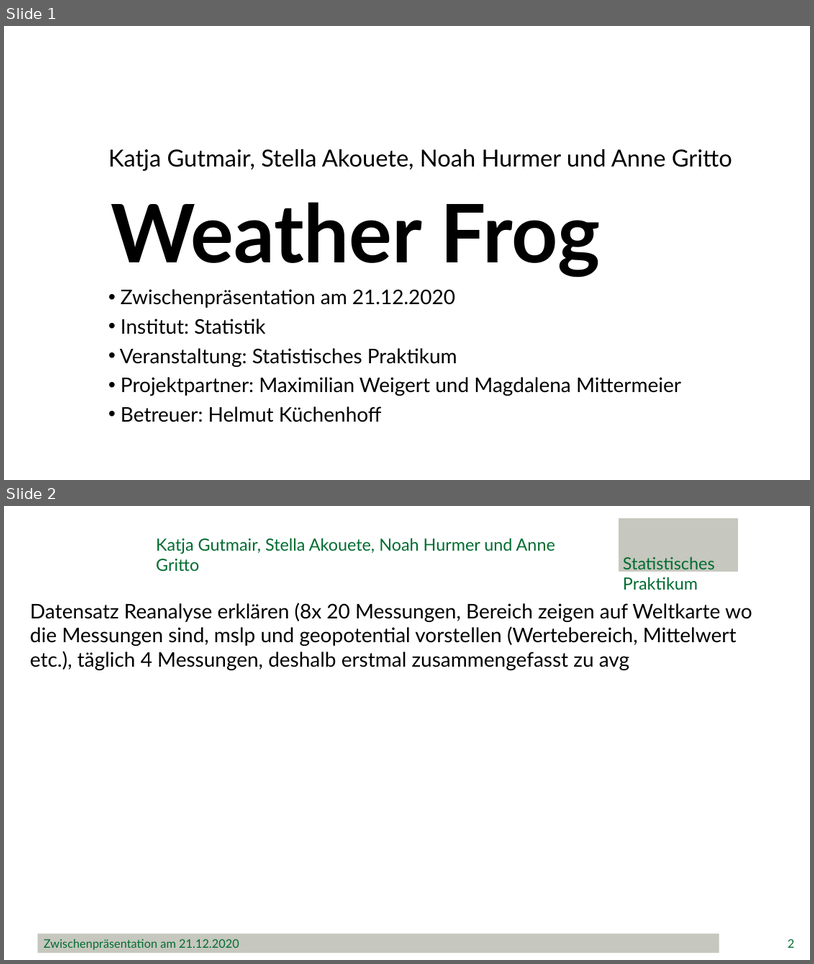
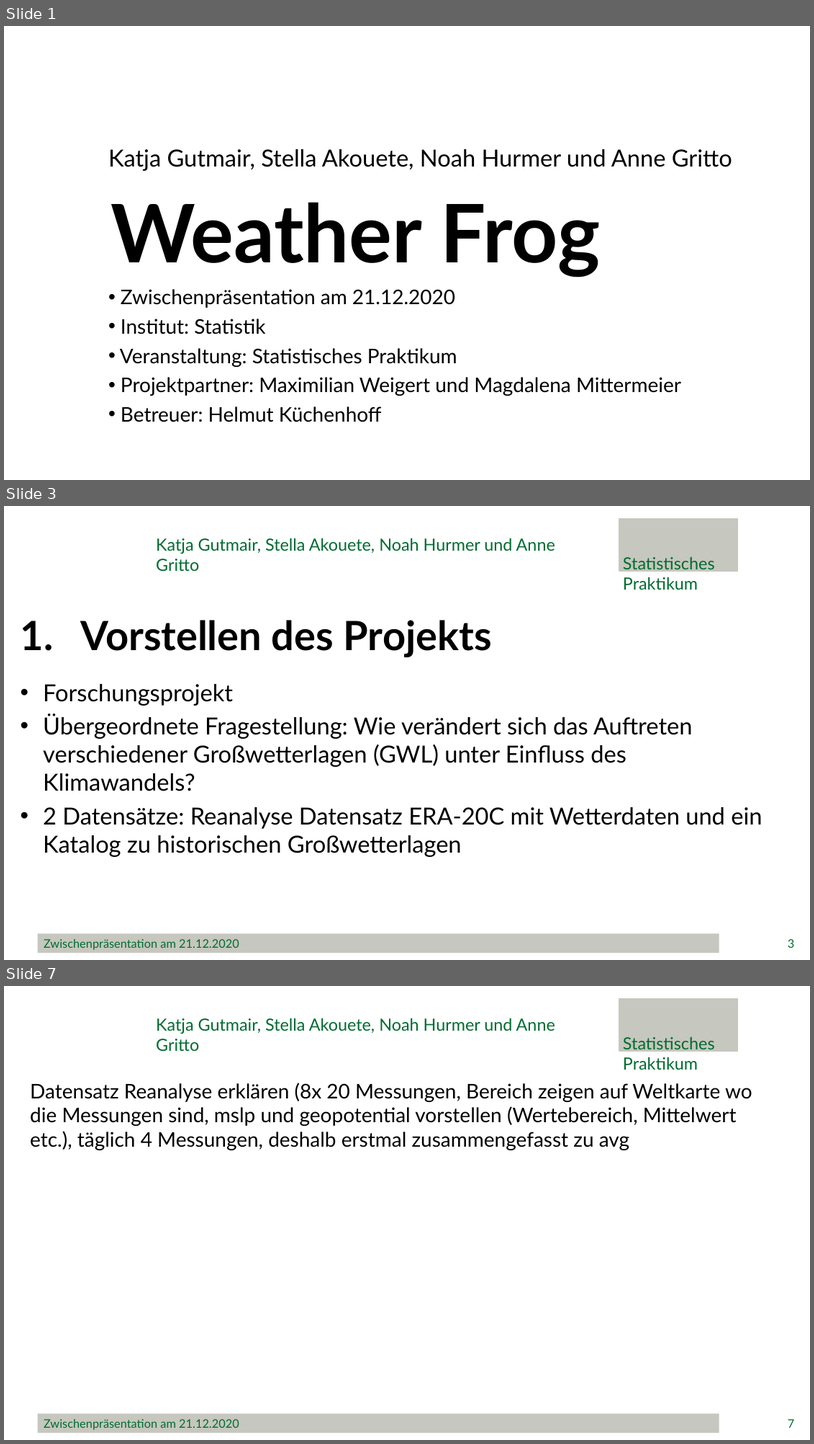
Before and after one commit to minimops/weatherFrog, a slide deck: Zwischenpraesentation.pptx. Shown one above the other, each under a label of ours: slides 1 and 2 before the commit, slides 1, 3 and 7 after it; the slides between them are not shown. The pictures are 814x964 and 814x1444 pixels, drawn with LibreOffice and Linux fonts; fonts in the diff are those of the drawing; background and template pictures are left out. Boxes give left, top, right and bottom in pixels: in the first picture for what was removed or moved away, otherwise in the second. Text is boxed around its words. In the diff, an @@ line names an element or a change of style, - is before the commit and + after.

```diff
--- a/Zwischenpraesentation.pptx
+++ b/Zwischenpraesentation.pptx
@@ slide 3 added at bbox=[4, 506, 810, 960], background #FFFFFF @@
@@ rectangle added at bbox=[619, 519, 738, 572], fill #C6C7BE, outline #C6C7BE 1 pt @@
@@ title added at bbox=[156, 538, 556, 571], 20 pt, text #006C30 @@
+Katja Gutmair, Stella Akouete, Noah Hurmer und Anne Gritto
@@ text added at bbox=[623, 557, 715, 590], 20 pt, text #006C30 @@
+Statistisches Praktikum
@@ text added at bbox=[43, 620, 762, 857], 28 pt, text #000000 @@
+1. Vorstellen des Projekts
+• Forschungsprojekt
+• Übergeordnete Fragestellung: Wie verändert sich das Auftreten verschiedener Großwetterlagen (GWL) unter Einfluss des Klimawandels?
+• 2 Datensätze: Reanalyse Datensatz ERA-20C mit Wetterdaten und ein Katalog zu historischen Großwetterlagen
@@ rectangle added at bbox=[38, 933, 720, 952], fill #C6C7BE, 14 pt, text #006C30 @@
+Zwischenpräsentation am 21.12.2020
@@ page number added at bbox=[788, 939, 795, 947], 14 pt, text #006C30 @@
+3
@@ what was slide 2 is now slide 7 @@
@@ page number at bbox=[788, 1419, 795, 1427]: text changed @@
-2
+7
```
Also in this commit, not shown: 1 slide changed, 4 other slides added, 3 other files.
